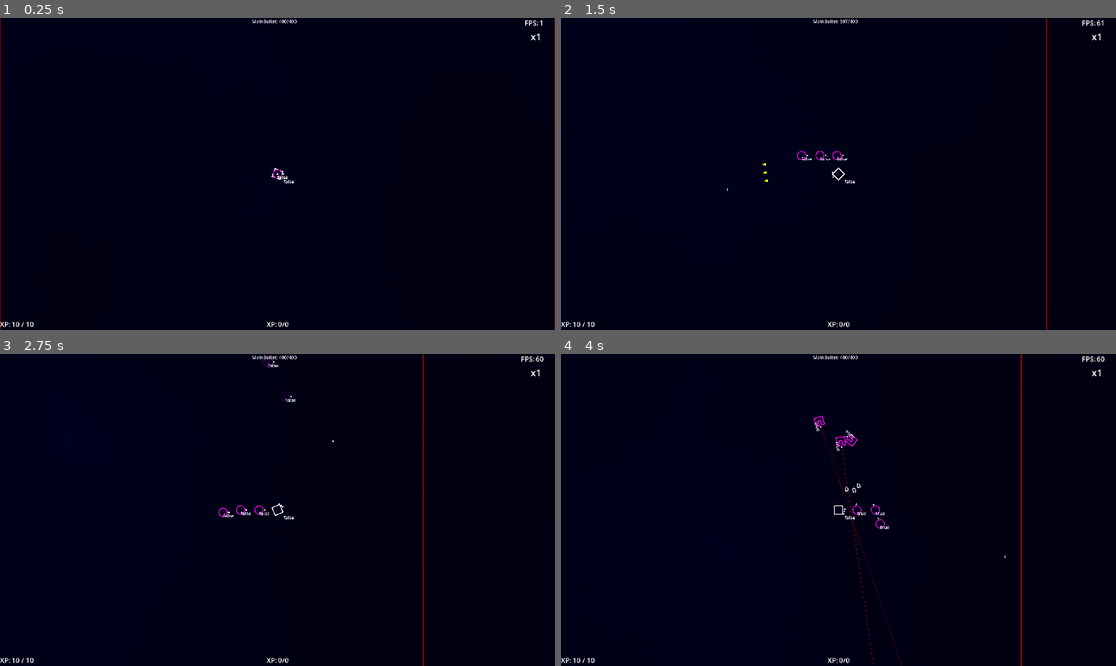
Above: before the commit, frames 1-4 (two rows, left to right).
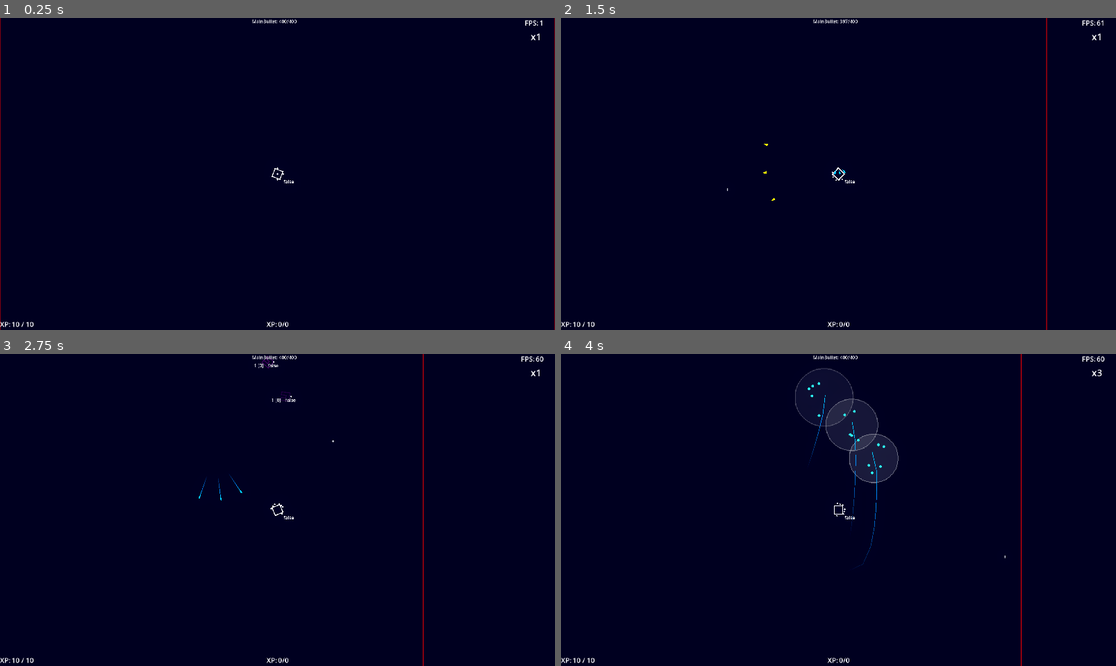
Above: after the commit, the same moments.

Repository: Toshiyuki-Murakami/sht
Game: Godot game, scene res://stage.tscn
Same seed, same stepped clock (60 frames per second), same inputs: the game is played once before the commit and once after it.
Inputs (mouse positions are in pixels of both pictures, inside the frame that each line leads up to):
- Up to frame 1 (0.25 s): no input
- Up to frame 2 (1.5 s): move the mouse to (960, 158) at 0.52 s; hold D (game_right) 0.53-1.28 s; tap Space (game_chage) at 0.6 s; move the mouse to (727, 189) at 1.27 s; hold S (game_down) from 1.28 s (still down); click (727, 189) at 1.35 s
- Up to frame 3 (2.75 s): tap Enter at 2 s; move the mouse to (333, 441) at 2.02 s; release S (game_down) at 2.03 s; hold D (game_right) from 2.03 s (still down); right-click (333, 441) at 2.1 s
- Up to frame 4 (4 s): move the mouse to (810, 572) at 2.77 s; release D (game_right) at 2.78 s; hold W (game_up) 2.78-3.53 s; tap E (game_shield) at 2.85 s; move the mouse to (1005, 556) at 3.52 s; hold A (game_left) from 3.53 s (still down); tap Space (game_chage) at 3.6 s

The runs differ from the first frame. In frame 1, less than 0.1% of the frame differs, in the area x 49-52%, y 47-53%; in frame 2, less than 0.1%; in frame 3, 0.1%; in frame 4, 3.8%, in the area x 42-98%, y 4-100%.

Commit message:
homingのbooking対応

Diff:
--- a/Common/autoload/Scenes.gd
+++ b/Common/autoload/Scenes.gd
@@ -15,6 +15,7 @@
 	'enemy_bullet02': preload("res://Entity/bullet/EnemyBullrt02.tscn").instantiate(),
 	'laser01': preload("res://Entity/bullet/Laser01.tscn").instantiate(),
 	'missile01': preload("res://Entity/bullet/Missile01.tscn").instantiate(),
+	'phpton_missile01': preload("res://Entity/bullet/PhotonMissile01.tscn").instantiate(),
 	'enemy_laser01': preload("res://Entity/bullet/EnemyLaser01.tscn").instantiate(),
 
 	## effect
@@ -24,6 +25,8 @@
 	'effect_circle': preload("res://Entity/Effect/Effect_Circle.tscn").instantiate(),
 	'effect_bullethit': preload("res://Entity/Effect/Effect_BulletHit.tscn").instantiate(),
 	'justguard': preload("res://Entity/Effect/Effect_JustGuard.tscn").instantiate(),
+	'effect_trail': preload("res://Entity/Effect/Effect_Trail.tscn").instantiate(),
+
 
 	## etc
 	'exp_ball': preload("res://Entity/etc/EXP_Ball.tscn").instantiate(),
--- a/Common/class/actor_animation.gd
+++ b/Common/class/actor_animation.gd
@@ -27,6 +27,8 @@
 	elif _state == actor_base.STATE.MOVE:
 		if start_animation != '':
 			animation_player.play(start_animation)
+	elif _state == actor_base.STATE.POOL:
+		animation_player.stop()
 
 func _on_animation_finish(_action_name:String):
 	if _action_name == 'create':
--- a/Common/class/actor_base.gd
+++ b/Common/class/actor_base.gd
@@ -33,12 +33,18 @@
 ## 向きをホールド
 var hold:bool = false
 
+## HPを保持
+var save_hp:float = 1
+
+var booking_damage:float = 0.0
+
 ## ターゲット情報
 var target_actor:actor_base
 ## ポイント履歴
 var points_log:Array = []
 
 func _ready() -> void:
+	save_hp = hp
 	base_name = 'actor'
 	add_effect.connect(_on_add_effect)
 	super()
@@ -54,11 +60,20 @@
 func activate(_data:Dictionary = {}):
 	super(_data)
 	change_activate.emit(_data)
+	hp = save_hp
+	booking_damage = 0.0
 
 func deactivate():
 	super()
 	target_actor = null
 	change_deactivate.emit()
+	booking_damage = 0.0
+
+func is_booking_hit():
+	return hp - booking_damage <= 0.0
+
+func add_booking_hit(_damage:float):
+	booking_damage += _damage
 
 func receive_hit(_damage:float):
 	var ret:bool = calc_hp(_damage)
--- a/Common/class/bullet_base.gd
+++ b/Common/class/bullet_base.gd
@@ -3,8 +3,12 @@
 
 ## ベースイメージ
 @export var image_base:actor_animation
+## ダメージ
+@export var damage:float = 1.0
 ## ヒット回数
 @export var hit_count:int = 1
+## ロックオン重複チェック
+@export var check_booking:bool = false
 ## 最大射程
 @export var max_range:float = 3000.0
 ## 生存時間
@@ -24,7 +28,7 @@
 	save_hit_count = hit_count
 	set_process(false)
 	super()
-	activate()
+	#activate()
 
 func _process(_delta: float) -> void:
 	is_life(_delta)
--- a/Common/class/enemy_base.gd
+++ b/Common/class/enemy_base.gd
@@ -2,17 +2,14 @@
 class_name enemy_base
 
 
-## HPを保持
-var save_hp:float = 1
+
 
 func _ready() -> void:
 	super()
-	save_hp = hp
 
 
 func activate(_data:Dictionary = {}):
 	super(_data)
-	hp = save_hp
 	state = STATE.CREATE
 	velocity = direction * speed
 	add_to_group(Global.ENEMY_GROUP)
--- a/Entity/Animetion/Anime_EXP_Ball.gd
+++ b/Entity/Animetion/Anime_EXP_Ball.gd
@@ -8,15 +8,20 @@
 func init_entity():
 	super()
 	create_playtime = animation_player.get_animation('create').length
+	set_process(false)
+
 
 func _process(_delta: float) -> void:
 	if creat_move_speed != Vector2.ZERO:
 		image_base.translate(creat_move_speed * _delta)
+	else:
+		set_process(false)
 
 func _on_change_state(_state: actor_base.STATE):
 	## 初回のポイント位置をずらしておく
 	if _state == actor_base.STATE.CREATE:
 		creat_move_speed = (Vector2(0, 0) - image_base.position) / create_playtime
+		set_process(true)
 	super(_state)
 
 func _on_animation_finish(_action_name:String):
--- a/Entity/Animetion/Bullet/Anime_Laser01.tscn
+++ b/Entity/Animetion/Bullet/Anime_Laser01.tscn
@@ -72,7 +72,7 @@
 texture = ExtResource("2_walxn")
 
 [node name="Line2D" type="Line2D" parent="."]
-modulate = Color(1.2, 0, 1.2, 1)
+modulate = Color(0, 1, 1.2, 1)
 points = PackedVector2Array(2000, 0, 0, 0)
 width = 5.0
 
--- /dev/null
+++ b/Entity/Animetion/Bullet/Anime_PhotonMissile01.gd
@@ -0,0 +1 @@
+extends actor_animation
--- /dev/null
+++ b/Entity/Animetion/Bullet/Anime_PhotonMissile01.tscn
@@ -0,0 +1,29 @@
+[gd_scene load_steps=6 format=3 uid="uid://ss38jrrd5wg4"]
+
+[ext_resource type="Script" path="res://Entity/Animetion/Bullet/Anime_PhotonMissile01.gd" id="1_tw038"]
+[ext_resource type="Texture2D" uid="uid://vfoh1v1bips7" path="res://asset/photon.png" id="2_jla7m"]
+
+[sub_resource type="Animation" id="Animation_pct7s"]
+length = 0.001
+
+[sub_resource type="Animation" id="Animation_fke88"]
+resource_name = "action"
+
+[sub_resource type="AnimationLibrary" id="AnimationLibrary_ddvdw"]
+_data = {
+"RESET": SubResource("Animation_pct7s"),
+"action": SubResource("Animation_fke88")
+}
+
+[node name="Anime_PhotonMissile01" type="Node2D" node_paths=PackedStringArray("image_base")]
+script = ExtResource("1_tw038")
+image_base = NodePath("image")
+
+[node name="image" type="Sprite2D" parent="."]
+modulate = Color(0, 0.9, 1.2, 1)
+texture = ExtResource("2_jla7m")
+
+[node name="AnimationPlayer" type="AnimationPlayer" parent="."]
+libraries = {
+"": SubResource("AnimationLibrary_ddvdw")
+}
--- /dev/null
+++ b/Entity/Effect/Effect_Trail.gd
@@ -0,0 +1,41 @@
+extends entity_base
+class_name effect_trail
+
+@onready var line_2d: Line2D = $Line2D
+
+@export var max_points:int = 24
+@export var record_interval:float = 0.02
+
+@export var entity: actor_base
+
+var _points: Array[Vector2] = []
+var _timer:float = 0.0
+var target_active:bool = true
+
+func _process(_delta:float):
+	if !entity.active:
+		target_active = false
+	_timer += _delta
+	if _timer >= record_interval:
+		_timer = 0.0
+		if target_active:
+			_points.push_front(entity.global_position)
+			if _points.size() > max_points:
+				_points.pop_back()
+		else:
+			_points.pop_back()
+
+		line_2d.points = _points
+		if _points.size() == 0:
+			deactivate()
+			return
+
+func activate(_data:Dictionary = {}):
+	super(_data)
+	if _data.has('owner_actor'):
+		entity = _data.owner_actor
+	if _data.has('modulate'):
+		line_2d.modulate = _data.modulate
+	_timer = 0.0
+	_points = []
+	target_active = true
--- /dev/null
+++ b/Entity/Effect/Effect_Trail.tscn
@@ -0,0 +1,14 @@
+[gd_scene load_steps=3 format=3 uid="uid://6a8oo2d155w3"]
+
+[ext_resource type="Script" path="res://Entity/Effect/Effect_Trail.gd" id="1_qouwo"]
+
+[sub_resource type="Gradient" id="Gradient_wqpkf"]
+colors = PackedColorArray(1, 1, 1, 1, 1, 1, 1, 0)
+
+[node name="Effect_Trail" type="Node2D"]
+script = ExtResource("1_qouwo")
+
+[node name="Line2D" type="Line2D" parent="."]
+points = PackedVector2Array(129, 73, 289, 52)
+width = 2.0
+gradient = SubResource("Gradient_wqpkf")
--- a/Entity/EnemyTotu01.gd
+++ b/Entity/EnemyTotu01.gd
@@ -1,5 +1,9 @@
 extends enemy_base
 
+@onready var label: Label = $Label
 
 func _ready() -> void:
 	super()
+
+func _process(_delta: float) -> void:
+	label.text = '%d [%d]' % [hp, booking_damage]
--- a/Entity/EnemyTotu01.tscn
+++ b/Entity/EnemyTotu01.tscn
@@ -31,7 +31,6 @@
 
 [node name="CollisionShape2D" type="CollisionShape2D" parent="Anime_Totu01/HitBox"]
 position = Vector2(1.78814e-07, -9.53678e-07)
-scale = Vector2(1, 1)
 shape = SubResource("RectangleShape2D_1e2v8")
 
 [node name="HitBodySender" parent="Anime_Totu01" instance=ExtResource("4_828ym")]
@@ -60,3 +59,10 @@
 shot_after_hold = true
 
 [node name="DropController" parent="." instance=ExtResource("11_4p2u6")]
+
+[node name="Label" type="Label" parent="."]
+offset_left = -55.0
+offset_right = -15.0
+offset_bottom = 23.0
+text = "0"
+horizontal_alignment = 2
--- /dev/null
+++ b/Entity/Options/Accele_ChaseController.gd
@@ -0,0 +1,46 @@
+extends chase_controller
+class_name accele_chase_controller
+
+## 最大加速までの時間
+@export var accele_time:float = 1.0
+##
+@export var wait_time:float = 0.5
+## wait中のスピード
+@export var wait_speed:float = 100.0
+
+var accele_timer:float = 0.0
+var rate:float = 0.0
+var onetime:bool = false
+
+func _process(_delta: float) -> void:
+	super(_delta)
+	accele_timer += _delta
+	rate = accele_timer / accele_time if accele_timer < accele_time else 1.0
+
+
+
+func _on_change_activate(_data:Dictionary):
+	super(_data)
+
+func _on_change_deactivate():
+	super()
+	accele_timer = 0.0
+	rate = 0.0
+	onetime = false
+
+
+func check_target():
+	## 一度ターゲットしている場合は再ターゲットしない
+	if onetime:
+		return false
+	## waitタイム中はホーミングしない
+	if accele_timer < wait_time:
+		actor.velocity = actor.direction.normalized() * wait_speed
+		return false
+	return super()
+
+func homing(_delta:float):
+	if !super(_delta):
+		onetime = true
+	## 加速スピードをコントロール
+	actor.velocity = actor.velocity.normalized() * actor.speed * rate
--- /dev/null
+++ b/Entity/Options/Accele_ChaseController.tscn
@@ -0,0 +1,8 @@
+[gd_scene load_steps=2 format=3 uid="uid://by33jhgpig7wv"]
+
+[ext_resource type="Script" path="res://Entity/Options/Accele_ChaseController.gd" id="1_blljh"]
+
+[node name="Accele_ChaseController" type="Node2D"]
+script = ExtResource("1_blljh")
+turn_speed = 10.0
+to_face = true
--- a/Entity/Options/ChaseController.gd
+++ b/Entity/Options/ChaseController.gd
@@ -31,12 +31,14 @@
 	actor.target_actor = null
 	actor.velocity = Vector2.ZERO
 
+
 func init_entity():
 	super()
 	actor.change_state.connect(_on_change_state)
 	## 初期化
 	is_chase = false
 	actor.target_actor = null
+	set_process(false)
 
 func face(_delta:float):
 	if to_face:
@@ -51,7 +53,13 @@
 	var nodes_in_group = get_tree().get_nodes_in_group(target_group)
 	var min_dist:float = 9999.9
 	var min_node:actor_base = null
+	var _damage:float = 0.0
+	if actor is bullet_base:
+		_damage = actor.damage
 	for _node in nodes_in_group:
+		## bullet_baseの場合はダメージ予約ができない場合は対象にいれない
+		if is_booking(_node):
+			continue
 		var _dist:float = actor.global_position.distance_to(_node.global_position)
 		var _angle:float = (_node.global_position - actor.global_position).angle()
 		if _dist <= target_in_radius:
@@ -62,6 +70,7 @@
 					min_node = _node
 
 	if min_node:
+		add_booking(min_node)
 		is_chase = true
 		actor.target_actor = min_node
 		actor.change_trigger.emit(trigger_base.TRIGGER_TYPES.FIRE, true)
@@ -70,8 +79,23 @@
 	return false
 
 
+func is_booking(_node:actor_base):
+	if actor is bullet_base:
+		if actor.check_booking:
+			if _node.state in [actor_base.STATE.MOVE]:
+				return _node.is_booking_hit()
+			else:
+				return true
+	return false
+
+func add_booking(_node:actor_base):
+	if actor is bullet_base:
+		if actor.check_booking:
+			_node.add_booking_hit(actor.damage)
+
 func homing(_delta:float):
-	if !Game.is_active(actor.target_actor):
+	#if !Game.is_active(actor.target_actor):
+	if !actor.target_actor.active or actor.target_actor.state != actor_base.STATE.MOVE:
 		is_chase = false
 		return false
 
--- a/Entity/Options/HitBodySender.gd
+++ b/Entity/Options/HitBodySender.gd
@@ -32,15 +32,12 @@
 		timer = 0.0
 		for _node in hit_targets:
 			if _node.receive_hit(damage):
-				prints('[prcess]', _node.global_position)
-				#effect(_node.global_position)
 				_node.add_effect.emit(effect_hit)
 
 func _on_area_entered(_area:Area2D):
 	if _area is hitbox:
 		if _area.actor.receive_hit(damage):
 			_area.actor.add_effect.emit(effect_hit)
-			#effect(_area.actor.global_position)
 
 		hit_targets.append(_area.actor)
 		if is_continuous:
--- a/Entity/Options/HitSender.gd
+++ b/Entity/Options/HitSender.gd
@@ -53,7 +53,7 @@
 		set_process(false)
 
 func _on_change_activate(_data:Dictionary):
-	#collshape.disabled = false
+	damage = actor.damage
 	pass
 
 func _on_change_deactivate():
--- a/Entity/Options/PoolController.gd
+++ b/Entity/Options/PoolController.gd
@@ -43,6 +43,10 @@
 		'key_name': 'missile01',
 		'size': 50,
 	},
+	'phpton_missile01': {
+		'key_name': 'phpton_missile01',
+		'size': 50,
+	},
 	'enemy_laser01': {
 		'key_name': 'enemy_laser01',
 		'size': 20,
@@ -67,6 +71,10 @@
 	'justguard': {
 		'key_name': 'justguard',
 		'size': 5,
+	},
+	'effect_trail': {
+		'key_name': 'effect_trail',
+		'size': 50,
 	},
 
 	'exp_ball': {
--- a/Entity/Options/ShotPoints.gd
+++ b/Entity/Options/ShotPoints.gd
@@ -11,12 +11,19 @@
 @export var multi_span:float = 12
 
 @export var to_target_face:bool = false
+## 位置変更
+@export var add_rotation:float = 0.0
 
 var points:Array = []
+
+## 加算angle(RAD)
+var add_rotation_rad:float = 0.0
 
 func _ready() -> void:
 	## 中心点からの距離設定
 	points_list.position.x = start_range
+
+	add_rotation_rad = deg_to_rad(add_rotation)
 	##　リスト作成
 	var i:int = 0
 	for _node in points_list.get_children():
@@ -29,7 +36,7 @@
 	if to_target_face:
 		if actor.target_actor:
 			if !actor.hold:
-				rotation = (actor.target_actor.global_position - actor.global_position).angle()
+				rotation = (actor.target_actor.global_position - actor.global_position).angle() + add_rotation_rad
 
 func set_multi(_value:int, _span:float):
 	multi = _value
--- a/Entity/Options/WeaponTrigger.gd
+++ b/Entity/Options/WeaponTrigger.gd
@@ -63,14 +63,14 @@
 	if !Game.is_active(actor.target_actor):
 		return
 	shotpoints.set_multi(multi, multi_span)
-	var dir:Vector2 = (actor.target_actor.global_position - actor.global_position).normalized()
+	var _dir:Vector2 = (actor.target_actor.global_position - actor.global_position).normalized()
 	for i in multi:
 		## ここが将来的にPOOLから取得する
 		var _bullet:bullet_base = Game.poolbase.get_entity(bullet_name)
 		if _bullet:
 			_bullet.activate({
 				'start_position': shotpoints.get_points(i),
-				'direction': calc_direction(i, dir),
+				'direction': get_direction(shotpoints.get_points(i), actor.global_position),
 				'owner_actor': actor,
 				'shot_points': shotpoints,
 				'point_index': i,
@@ -80,6 +80,10 @@
 			actor.hold = true
 		reset_timer()
 
+func get_direction(_from:Vector2, _to:Vector2):
+	return Vector2(_from - _to).normalized()
+
+
 func calc_direction(_idx:int, _dir:Vector2):
 	var center:float = float(multi) / 2 - 0.5
 	var add:float = (float(_idx) - center) * deg_to_rad(multi_angle_deg)
--- a/Entity/Player.tscn
+++ b/Entity/Player.tscn
@@ -29,6 +29,16 @@
 [node name="ShotPoints" parent="." instance=ExtResource("6_gj85q")]
 to_target_face = true
 
+[node name="ShotPoints_left" parent="." instance=ExtResource("6_gj85q")]
+rotation = -1.5708
+to_target_face = true
+add_rotation = -90.0
+
+[node name="ShotPoints_right" parent="." instance=ExtResource("6_gj85q")]
+rotation = 1.5708
+to_target_face = true
+add_rotation = 90.0
+
 [node name="Anime_Square" parent="." instance=ExtResource("4_jrnut")]
 
 [node name="HitBox" parent="Anime_Square" instance=ExtResource("5_xkbsa")]
@@ -46,6 +56,12 @@
 use_burst = true
 multi = 3
 
+[node name="WeaponTrigger_missile" parent="FireController" node_paths=PackedStringArray("shotpoints") instance=ExtResource("7_mda3a")]
+shotpoints = NodePath("../../ShotPoints_left")
+bullet_name = "phpton_missile01"
+multi = 3
+multi_span = 10.0
+
 [node name="TraceGenerator" parent="." instance=ExtResource("10_gxkk0")]
 log_count = 500
 
--- /dev/null
+++ b/Entity/bullet/PhotonMissile01.gd
@@ -0,0 +1,16 @@
+extends bullet_base
+
+@export var effect_name:String = 'effect_trail'
+
+func activate(_data:Dictionary = {}):
+	super(_data)
+
+
+
+	var _bullet:entity_base = Game.poolbase.get_entity(effect_name)
+	if _bullet:
+		_bullet.activate({
+			'start_position': Vector2(0, 0),
+			'owner_actor': self,
+			'modulate': image_base.image_base.modulate,
+		})
--- /dev/null
+++ b/Entity/bullet/PhotonMissile01.tscn
@@ -0,0 +1,35 @@
+[gd_scene load_steps=7 format=3 uid="uid://csttqpt212liw"]
+
+[ext_resource type="Script" path="res://Entity/bullet/PhotonMissile01.gd" id="1_xp0fl"]
+[ext_resource type="PackedScene" uid="uid://ss38jrrd5wg4" path="res://Entity/Animetion/Bullet/Anime_PhotonMissile01.tscn" id="2_01dvc"]
+[ext_resource type="PackedScene" uid="uid://cww5j0cca12k6" path="res://Entity/Options/HitSender.tscn" id="2_b0rpv"]
+[ext_resource type="PackedScene" uid="uid://by33jhgpig7wv" path="res://Entity/Options/Accele_ChaseController.tscn" id="4_qnjmt"]
+[ext_resource type="PackedScene" uid="uid://cfumwk2ml3vk3" path="res://Entity/Options/MoveController.tscn" id="5_s506c"]
+
+[sub_resource type="RectangleShape2D" id="RectangleShape2D_hy6sm"]
+size = Vector2(16, 6)
+
+[node name="PhotonMissile01" type="Node2D" node_paths=PackedStringArray("image_base")]
+script = ExtResource("1_xp0fl")
+image_base = NodePath("Anime_PhotonMissile01")
+check_booking = true
+lifetime = 5.0
+to_face = true
+speed = 2000.0
+
+[node name="Anime_PhotonMissile01" parent="." instance=ExtResource("2_01dvc")]
+
+[node name="HitSender" parent="." instance=ExtResource("2_b0rpv")]
+collision_layer = 2
+collision_mask = 16
+
+[node name="CollisionShape2D" type="CollisionShape2D" parent="HitSender"]
+shape = SubResource("RectangleShape2D_hy6sm")
+
+[node name="Accele_ChaseController" parent="." instance=ExtResource("4_qnjmt")]
+target_in_radius = 2000.0
+fov = 360.0
+target_group = "enemy"
+turn_speed = 30.0
+
+[node name="MoveController" parent="." instance=ExtResource("5_s506c")]
--- a/stage.tscn
+++ b/stage.tscn
@@ -1,11 +1,9 @@
-[gd_scene load_steps=16 format=3 uid="uid://co8siajjum86w"]
+[gd_scene load_steps=13 format=3 uid="uid://co8siajjum86w"]
 
 [ext_resource type="Script" path="res://Stage.gd" id="1_6v6m1"]
-[ext_resource type="Shader" path="res://stage_star.gdshader" id="2_6onc7"]
 [ext_resource type="PackedScene" uid="uid://ceyc4bi5wldg0" path="res://Entity/Player.tscn" id="2_han3a"]
 [ext_resource type="PackedScene" uid="uid://dtixefuhc4tsd" path="res://Scene/options/Main_Camera.tscn" id="4_uifhw"]
 [ext_resource type="PackedScene" uid="uid://f6w3fnbjtkey" path="res://Entity/Options/PoolController.tscn" id="5_eck0q"]
-[ext_resource type="PackedScene" uid="uid://cxceh6a04nncl" path="res://Entity/PlayerOption.tscn" id="5_vqo5j"]
 [ext_resource type="PackedScene" uid="uid://ccdoluqc3tsv1" path="res://Entity/TargetMarker.tscn" id="6_gr45d"]
 [ext_resource type="PackedScene" uid="uid://c3p4bc8ytyoyh" path="res://Scene/options/spawns/set.tscn" id="7_0fwxp"]
 [ext_resource type="PackedScene" uid="uid://vrlhutg545qs" path="res://Scene/options/SpawnController.tscn" id="7_w6xsc"]
@@ -13,20 +11,6 @@
 [ext_resource type="PackedScene" uid="uid://dabxladutxocj" path="res://Scene/options/spawns/normal.tscn" id="8_l4nrg"]
 [ext_resource type="PackedScene" uid="uid://c7pwf4nhk5j83" path="res://Scene/options/spawns/spit.tscn" id="10_xbe6d"]
 [ext_resource type="PackedScene" uid="uid://5k3hvbsffk4m" path="res://Scene/options/Hit_Effect_Layer.tscn" id="13_rwu86"]
-
-[sub_resource type="ShaderMaterial" id="ShaderMaterial_h1uby"]
-shader = ExtResource("2_6onc7")
-shader_parameter/enable_stars = false
-shader_parameter/kelvin = 303.723
-shader_parameter/red_colour = 0.6
-shader_parameter/green_colour = 6.7
-shader_parameter/blue_colour = 0.5
-shader_parameter/time_factor = 0.09
-shader_parameter/move = false
-shader_parameter/resolution = 1.91
-shader_parameter/sin_roll = 0.31
-shader_parameter/cos_roll = 0.25
-shader_parameter/alpha = 0.5
 
 [sub_resource type="Environment" id="Environment_knhfg"]
 background_mode = 3
@@ -38,14 +22,6 @@
 
 [node name="Stage" type="Node2D"]
 script = ExtResource("1_6v6m1")
-
-[node name="ColorRect" type="ColorRect" parent="."]
-material = SubResource("ShaderMaterial_h1uby")
-offset_left = -960.0
-offset_top = -960.0
-offset_right = 2880.0
-offset_bottom = 2880.0
-color = Color(0, 0, 0, 1)
 
 [node name="display_border" type="ReferenceRect" parent="."]
 offset_left = -960.0
@@ -72,17 +48,6 @@
 
 [node name="MainCamera" parent="entity/Player" instance=ExtResource("4_uifhw")]
 
-[node name="PlayerOption" parent="entity" node_paths=PackedStringArray("trace_player") instance=ExtResource("5_vqo5j")]
-trace_player = NodePath("../Player")
-
-[node name="PlayerOption2" parent="entity" node_paths=PackedStringArray("trace_player") instance=ExtResource("5_vqo5j")]
-trace_player = NodePath("../Player")
-trace_distance = 128.0
-
-[node name="PlayerOption3" parent="entity" node_paths=PackedStringArray("trace_player") instance=ExtResource("5_vqo5j")]
-trace_player = NodePath("../Player")
-trace_distance = 192.0
-
 [node name="PoolController" parent="." instance=ExtResource("5_eck0q")]
 
 [node name="TargetMarker" parent="." instance=ExtResource("6_gr45d")]
Binary file added: asset/photon.png
Not shown, added: asset/photon.png.import
